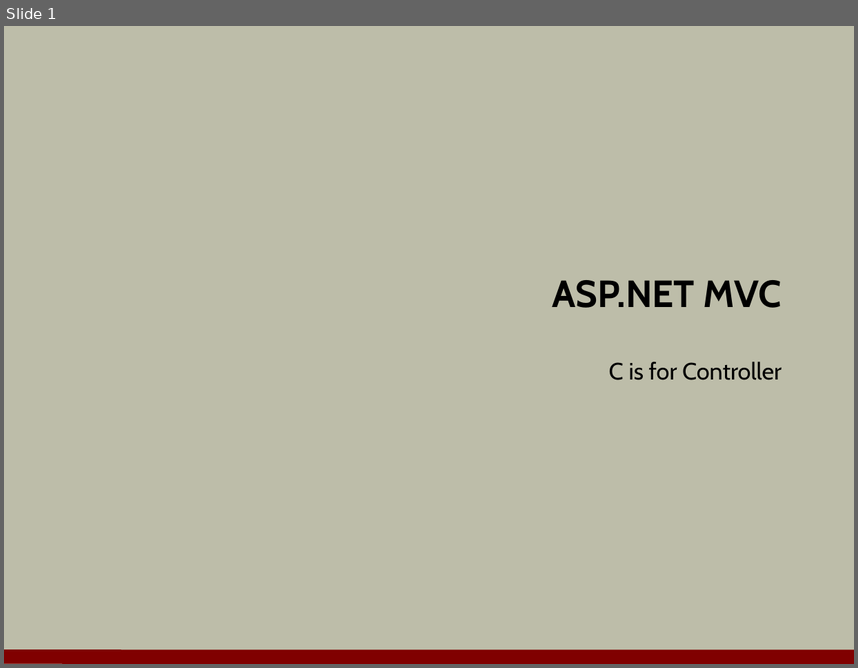
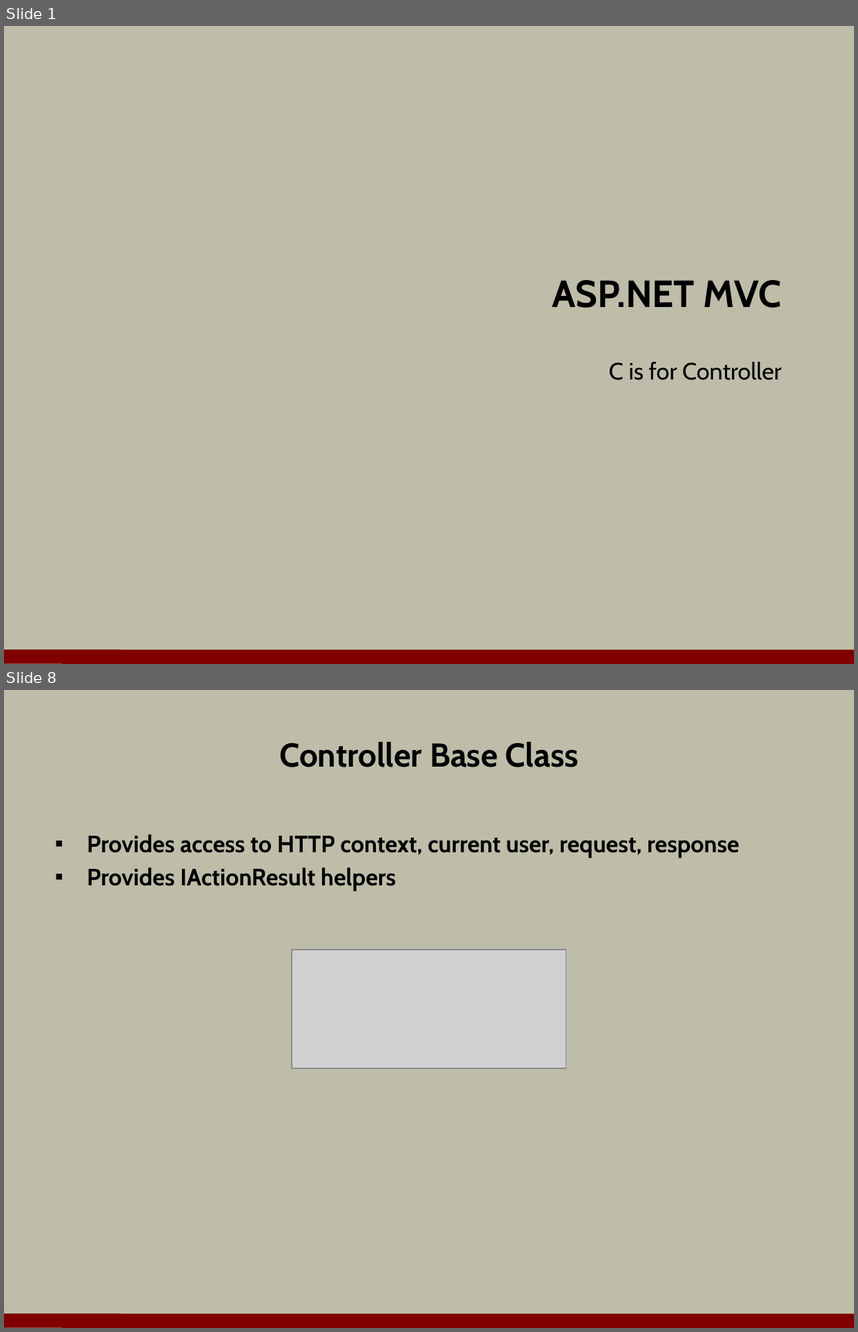
Before and after one commit to OdeToCode/classes, a slide deck: aspnet5/slides/04_Controllers.pptx. Shown one above the other, each under a label of ours: slide 1 before the commit, slides 1 and 8 after it; the slides between them are not shown. The pictures are 858x668 and 858x1332 pixels, drawn with LibreOffice and Linux fonts; fonts in the diff are those of the drawing; grey boxes stand for pictures; background and template pictures are left out. Boxes give left, top, right and bottom in pixels: in the first picture for what was removed or moved away, otherwise in the second. Text is boxed around its words. In the diff, an @@ line names an element or a change of style, - is before the commit and + after.

Commit message:
controllers done

```diff
--- a/aspnet5/slides/04_Controllers.pptx
+++ b/aspnet5/slides/04_Controllers.pptx
@@ slide 8 added at bbox=[4, 690, 854, 1328], background #BDBDA9; not listed: 1 template element that a slide beside it also shows @@
@@ title added at bbox=[279, 742, 578, 767], 28 pt, text #000000, bold @@
+Controller Base Class
@@ text added at bbox=[87, 834, 739, 891], 20 pt, text #000000, bold @@
+▪ Provides access to HTTP context, current user, request, response
+▪ Provides IActionResult helpers
@@ picture added at bbox=[292, 949, 567, 1068] @@
```
Also in this commit, not shown: 14 other slides added, 1 other file.
